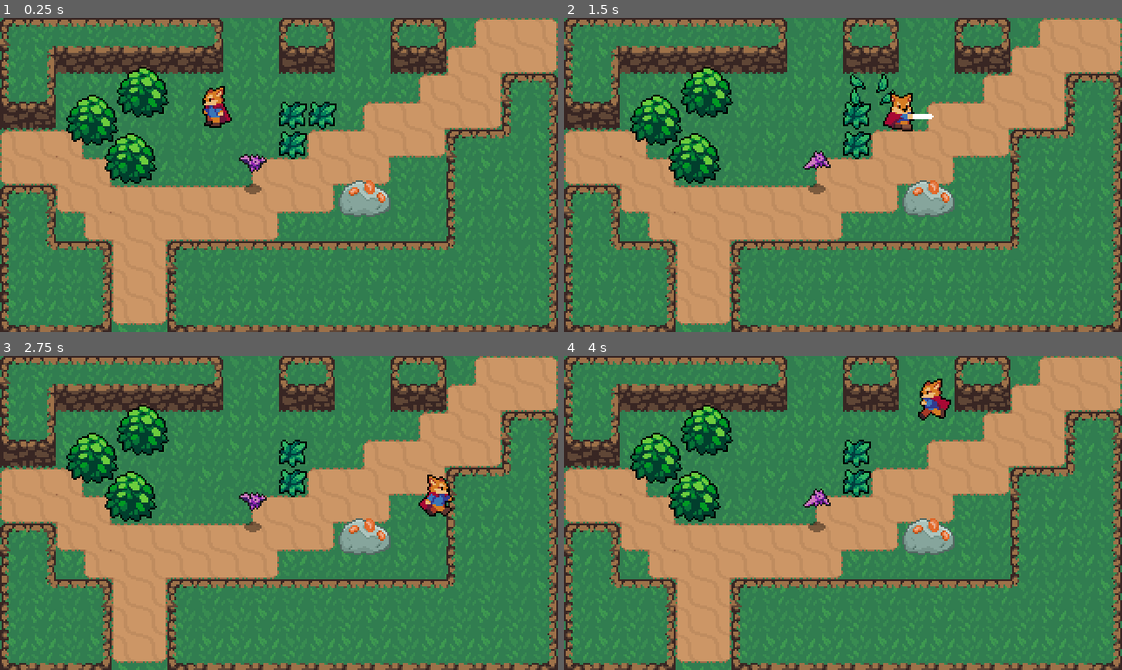
Above: before the commit, frames 1-4 (two rows, left to right).
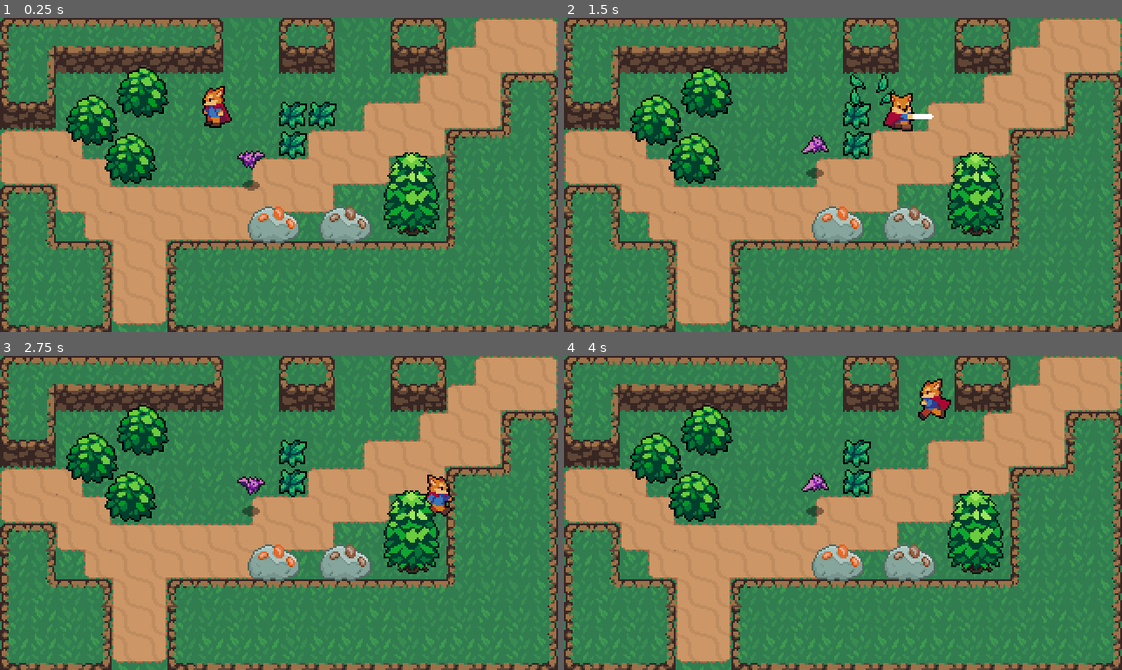
Above: after the commit, the same moments.

Repository: wildbeard/into-the-arena
Game: Godot game, scene res://World.tscn
Same seed, same stepped clock (60 frames per second), same inputs: the game is played once before the commit and once after it.
Inputs:
- Up to frame 1 (0.25 s): no input
- Up to frame 2 (1.5 s): hold D 0.53-1.28 s; tap E (Gather) at 0.6 s; hold S from 1.28 s (still down); tap J (Attack) at 1.35 s
- Up to frame 3 (2.75 s): tap E (Gather) at 1.55, 2.1 s; release S at 2.03 s; hold D from 2.03 s (still down)
- Up to frame 4 (4 s): release D at 2.78 s; hold W 2.78-3.53 s; tap K (Roll) at 2.85 s; tap E (Gather) at 3.05, 3.8 s; hold A from 3.53 s (still down); hold Shift from 3.53 s (still down)

The runs differ from the first frame. In frame 1, 4.8% of the frame differs, in the area x 42-79%, y 42-72%; in frame 2, 5.0%, in the area x 42-79%, y 37-72%; in frame 3, 5.0%; in frame 4, 5.0%.

Commit message:
Buggy: Bat chase & tree/stump

Diff:
--- /dev/null
+++ b/Effects/HitEffect.tscn
@@ -0,0 +1,31 @@
+[gd_scene load_steps=6 format=3 uid="uid://7huyh1jam1cn"]
+
+[ext_resource type="Texture2D" uid="uid://43xxhxk7fnlc" path="res://Effects/HitEffect.png" id="1_ajn4p"]
+[ext_resource type="Script" path="res://Effects/BaseAnimatedEffect.gd" id="2_gsbm1"]
+
+[sub_resource type="AtlasTexture" id="AtlasTexture_40v07"]
+atlas = ExtResource("1_ajn4p")
+region = Rect2(0, 0, 24, 24)
+
+[sub_resource type="AtlasTexture" id="AtlasTexture_lpk12"]
+atlas = ExtResource("1_ajn4p")
+region = Rect2(24, 0, 24, 24)
+
+[sub_resource type="SpriteFrames" id="SpriteFrames_irvlb"]
+animations = [{
+"frames": [{
+"duration": 1.0,
+"texture": SubResource("AtlasTexture_40v07")
+}, {
+"duration": 1.0,
+"texture": SubResource("AtlasTexture_lpk12")
+}],
+"loop": false,
+"name": &"Animate",
+"speed": 10.0
+}]
+
+[node name="HitEffect" type="AnimatedSprite2D"]
+sprite_frames = SubResource("SpriteFrames_irvlb")
+animation = &"Animate"
+script = ExtResource("2_gsbm1")
--- a/Enemies/Bat.gd
+++ b/Enemies/Bat.gd
@@ -1,15 +1,45 @@
 extends CharacterBody2D
 
+enum EnemyState {
+	IDLE,
+	WANDER,
+	CHASE
+}
 const KNOCKBACK_FORCE = 100
 
+@export var acceleration = 500
+@export var maxSpeed = 50
 @onready var healthStats = $HealthStats
+@onready var playerDetection = $PlayerDetection
 
 var knockback = Vector2.ZERO
+var currentState = EnemyState.IDLE
 
 func _physics_process(delta):
 	knockback = knockback.move_toward(Vector2.ZERO, 225 * delta)
 	velocity = knockback
 	move_and_slide()
+
+	match currentState:
+		EnemyState.IDLE:
+			velocity = velocity.move_toward(Vector2.ZERO, 225 * delta)
+			seekPlayer()
+		EnemyState.CHASE:
+			var player = playerDetection.player
+
+			if player:
+				var playerDir = position.direction_to(player.global_position).normalized()
+				velocity = velocity.move_toward(playerDir * maxSpeed, acceleration * delta)
+
+		EnemyState.WANDER:
+			pass
+
+	$AnimatedSprite2D.flip_h = velocity.x < 0
+	move_and_slide()
+
+func seekPlayer():
+	if playerDetection.playerIsInZone():
+		currentState = EnemyState.CHASE
 
 func _on_hurtbox_area_entered(area):
 	knockback = get_knockback_direction(area.owner.position) * KNOCKBACK_FORCE
--- a/Enemies/Bat.tscn
+++ b/Enemies/Bat.tscn
@@ -1,10 +1,11 @@
-[gd_scene load_steps=14 format=3 uid="uid://cah3a6fsru5bd"]
+[gd_scene load_steps=16 format=3 uid="uid://cah3a6fsru5bd"]
 
 [ext_resource type="Script" path="res://Enemies/Bat.gd" id="1_0npti"]
 [ext_resource type="Texture2D" uid="uid://b52tuip7g5mg8" path="res://Enemies/Bat.png" id="1_homco"]
 [ext_resource type="Texture2D" uid="uid://ev5lsh0rd4lh" path="res://Shadows/SmallShadow.png" id="2_tw153"]
 [ext_resource type="PackedScene" uid="uid://bvf2e7n0g2dqx" path="res://Hitboxes/Hurtbox.tscn" id="3_1v06b"]
 [ext_resource type="PackedScene" uid="uid://d3rgbbvbwx6su" path="res://Scripts/HealthStats.tscn" id="5_esytc"]
+[ext_resource type="PackedScene" uid="uid://dds6eck46sh8h" path="res://Hitboxes/PlayerDetection.tscn" id="6_6dxb3"]
 
 [sub_resource type="AtlasTexture" id="AtlasTexture_v81u7"]
 atlas = ExtResource("1_homco")
@@ -56,9 +57,12 @@
 radius = 6.0
 height = 18.0
 
+[sub_resource type="CircleShape2D" id="CircleShape2D_vrrg7"]
+radius = 46.1736
+
 [node name="Bat" type="CharacterBody2D"]
 collision_layer = 16
-collision_mask = 9
+collision_mask = 8
 script = ExtResource("1_0npti")
 
 [node name="AnimatedSprite2D" type="AnimatedSprite2D" parent="."]
@@ -84,7 +88,13 @@
 [node name="HealthStats" parent="." instance=ExtResource("5_esytc")]
 max_health = 3
 
+[node name="PlayerDetection" parent="." instance=ExtResource("6_6dxb3")]
+
+[node name="CollisionShape2D" parent="PlayerDetection" index="0"]
+shape = SubResource("CircleShape2D_vrrg7")
+
 [connection signal="area_entered" from="Hurtbox" to="." method="_on_hurtbox_area_entered"]
 [connection signal="no_health" from="HealthStats" to="." method="_on_health_stats_no_health"]
 
 [editable path="Hurtbox"]
+[editable path="PlayerDetection"]
--- /dev/null
+++ b/Hitboxes/Hurtbox.gd
@@ -0,0 +1,15 @@
+extends Area2D
+
+const HitEffect = preload("res://Effects/HitEffect.tscn")
+
+@export var showHitEffect = true
+
+func _on_area_entered(area):
+	if !showHitEffect:
+		return
+
+	var effect = HitEffect.instantiate()
+	var main = get_tree().current_scene
+
+	effect.global_position = global_position - Vector2(0, 8)
+	main.add_child(effect)
--- a/Hitboxes/Hurtbox.tscn
+++ b/Hitboxes/Hurtbox.tscn
@@ -1,7 +1,12 @@
-[gd_scene format=3 uid="uid://bvf2e7n0g2dqx"]
+[gd_scene load_steps=2 format=3 uid="uid://bvf2e7n0g2dqx"]
+
+[ext_resource type="Script" path="res://Hitboxes/Hurtbox.gd" id="1_033lo"]
 
 [node name="Area2D" type="Area2D"]
 collision_layer = 0
 collision_mask = 0
+script = ExtResource("1_033lo")
 
 [node name="CollisionShape2D" type="CollisionShape2D" parent="."]
+
+[connection signal="area_entered" from="." to="." method="_on_area_entered"]
--- /dev/null
+++ b/Hitboxes/PlayerDetection.gd
@@ -0,0 +1,14 @@
+extends Area2D
+
+@onready var player = null
+
+func playerIsInZone():
+	return !!player
+
+func _on_body_entered(body):
+	if body.name == "Player":
+		player = body
+
+func _on_body_exited(body):
+	if player && body.name == "Player":
+		player = null
--- /dev/null
+++ b/Hitboxes/PlayerDetection.tscn
@@ -0,0 +1,13 @@
+[gd_scene load_steps=2 format=3 uid="uid://dds6eck46sh8h"]
+
+[ext_resource type="Script" path="res://Hitboxes/PlayerDetection.gd" id="1_xsav1"]
+
+[node name="PlayerDetection" type="Area2D"]
+collision_layer = 0
+collision_mask = 2
+script = ExtResource("1_xsav1")
+
+[node name="CollisionShape2D" type="CollisionShape2D" parent="."]
+
+[connection signal="body_entered" from="." to="." method="_on_body_entered"]
+[connection signal="body_exited" from="." to="." method="_on_body_exited"]
--- /dev/null
+++ b/Resources/Mining/CopperNode.tscn
@@ -0,0 +1,29 @@
+[gd_scene load_steps=5 format=3 uid="uid://co5uboes7l0k8"]
+
+[ext_resource type="PackedScene" uid="uid://857lpooslfi1" path="res://Resources/ResosurceNode.tscn" id="1_gbo0n"]
+[ext_resource type="Texture2D" uid="uid://crf3lc8vqnivr" path="res://Resources/Mining/Copper.png" id="2_r7rcg"]
+
+[sub_resource type="CapsuleShape2D" id="CapsuleShape2D_l48bl"]
+radius = 9.0
+
+[sub_resource type="CircleShape2D" id="CircleShape2D_62uk5"]
+radius = 22.8035
+
+[node name="Copper" instance=ExtResource("1_gbo0n")]
+sprites = {
+"available": "res://Resources/Mining/Copper.png",
+"unavailable": "res://Resources/Mining/OreEmpty.png"
+}
+startsAvailable = true
+
+[node name="Sprite" parent="." index="0"]
+texture = ExtResource("2_r7rcg")
+
+[node name="CollisionShape2D" parent="." index="1"]
+position = Vector2(0, 4)
+rotation = -1.57079
+shape = SubResource("CapsuleShape2D_l48bl")
+
+[node name="CollisionShape2D" parent="GatherArea" index="0"]
+position = Vector2(0, 4)
+shape = SubResource("CircleShape2D_62uk5")
--- /dev/null
+++ b/Resources/Mining/IronNode.tscn
@@ -0,0 +1,30 @@
+[gd_scene load_steps=5 format=3 uid="uid://c21lcw10xktkf"]
+
+[ext_resource type="PackedScene" uid="uid://857lpooslfi1" path="res://Resources/ResosurceNode.tscn" id="1_c1e1x"]
+[ext_resource type="Texture2D" uid="uid://cui53c8db3mca" path="res://Resources/Mining/Iron.png" id="2_nncxr"]
+
+[sub_resource type="CapsuleShape2D" id="CapsuleShape2D_l48bl"]
+radius = 9.0
+
+[sub_resource type="CircleShape2D" id="CircleShape2D_62uk5"]
+radius = 22.8035
+
+[node name="Copper" instance=ExtResource("1_c1e1x")]
+sprites = {
+"available": "res://Resources/Mining/Iron.png",
+"unavailable": "res://Resources/Mining/OreEmpty.png"
+}
+resourceType = 1
+startsAvailable = true
+
+[node name="Sprite" parent="." index="0"]
+texture = ExtResource("2_nncxr")
+
+[node name="CollisionShape2D" parent="." index="1"]
+position = Vector2(0, 4)
+rotation = -1.57079
+shape = SubResource("CapsuleShape2D_l48bl")
+
+[node name="CollisionShape2D" parent="GatherArea" index="0"]
+position = Vector2(0, 4)
+shape = SubResource("CircleShape2D_62uk5")
--- /dev/null
+++ b/Resources/ResosurceNode.gd
@@ -0,0 +1,58 @@
+extends StaticBody2D
+
+enum ResourceNodeType {
+	ORE,
+	TREE,
+}
+enum ResourceType {
+	COPPER,
+	IRON
+}
+
+@export var sprites = {
+	"available": "",
+	"unavailable": "",
+}
+@export var resourceNodeType = ResourceNodeType.ORE
+@export var resourceType = ResourceType.COPPER
+@export var startsAvailable = false
+@export var respawnTimer = 25
+
+var available = true
+var playerInArea = false
+var availSprite = null
+var unavailSprite = null
+
+func _ready():
+	if !sprites.has_all(["available", "unavailable"]):
+		print("No sprites!", sprites)
+		return
+
+	availSprite = load(sprites.get("available"))
+	unavailSprite = load(sprites.get("unavailable"))
+	setAvailable(startsAvailable)
+	$RespawnTimer.wait_time = respawnTimer
+
+func _process(delta):
+	if playerInArea && Input.is_action_just_pressed("Gather"):
+		setAvailable(false)
+		$RespawnTimer.start()
+
+func setAvailable(isAvail):
+	available = isAvail
+
+	if isAvail:
+		$Sprite.texture = availSprite
+	else:
+		$Sprite.texture = unavailSprite
+
+func _on_gather_area_body_entered(body):
+	if body.name == "Player":
+		playerInArea = true
+
+func _on_gather_area_body_exited(body):
+	if playerInArea && body.name == "Player":
+		playerInArea = false
+
+func _on_respawn_timer_timeout():
+	setAvailable(true)
--- /dev/null
+++ b/Resources/ResosurceNode.tscn
@@ -0,0 +1,23 @@
+[gd_scene load_steps=2 format=3 uid="uid://857lpooslfi1"]
+
+[ext_resource type="Script" path="res://Resources/ResosurceNode.gd" id="1_b5bkh"]
+
+[node name="ResosurceNode" type="StaticBody2D"]
+script = ExtResource("1_b5bkh")
+
+[node name="Sprite" type="Sprite2D" parent="."]
+
+[node name="CollisionShape2D" type="CollisionShape2D" parent="."]
+
+[node name="GatherArea" type="Area2D" parent="."]
+collision_layer = 0
+collision_mask = 2
+
+[node name="CollisionShape2D" type="CollisionShape2D" parent="GatherArea"]
+
+[node name="RespawnTimer" type="Timer" parent="."]
+one_shot = true
+
+[connection signal="body_entered" from="GatherArea" to="." method="_on_gather_area_body_entered"]
+[connection signal="body_exited" from="GatherArea" to="." method="_on_gather_area_body_exited"]
+[connection signal="timeout" from="RespawnTimer" to="." method="_on_respawn_timer_timeout"]
--- /dev/null
+++ b/Resources/Trees/TreeNode.tscn
@@ -0,0 +1,31 @@
+[gd_scene load_steps=5 format=3 uid="uid://c8t62h4bjiqqe"]
+
+[ext_resource type="PackedScene" uid="uid://857lpooslfi1" path="res://Resources/ResosurceNode.tscn" id="1_qvb77"]
+[ext_resource type="Texture2D" uid="uid://cvcjiqhtx1qsb" path="res://World/Tree.png" id="2_p88ug"]
+
+[sub_resource type="CapsuleShape2D" id="CapsuleShape2D_xijd8"]
+radius = 7.0
+height = 24.0
+
+[sub_resource type="CapsuleShape2D" id="CapsuleShape2D_4oq2j"]
+radius = 16.0
+height = 40.0
+
+[node name="ResosurceNode" instance=ExtResource("1_qvb77")]
+sprites = {
+"available": "res://World/Tree.png",
+"unavailable": "res://World/Stump.png"
+}
+resourceNodeType = 1
+
+[node name="Sprite" parent="." index="0"]
+position = Vector2(0, -10)
+texture = ExtResource("2_p88ug")
+
+[node name="CollisionShape2D" parent="." index="1"]
+position = Vector2(0, 3)
+shape = SubResource("CapsuleShape2D_xijd8")
+
+[node name="CollisionShape2D" parent="GatherArea" index="0"]
+position = Vector2(0, -5)
+shape = SubResource("CapsuleShape2D_4oq2j")
--- a/World.tscn
+++ b/World.tscn
@@ -7,7 +7,9 @@
 [ext_resource type="Texture2D" uid="uid://drtna5k3aag0u" path="res://World/GrassBackground.png" id="3_2ok4v"]
 [ext_resource type="PackedScene" uid="uid://0wb6ylskar1v" path="res://World/Grass.tscn" id="6_bndro"]
 [ext_resource type="PackedScene" uid="uid://cah3a6fsru5bd" path="res://Enemies/Bat.tscn" id="7_umdfg"]
-[ext_resource type="PackedScene" uid="uid://bgdh7xfvpg10y" path="res://World/CopperOre.tscn" id="8_4yd37"]
+[ext_resource type="PackedScene" uid="uid://co5uboes7l0k8" path="res://Resources/Mining/CopperNode.tscn" id="8_3bxtq"]
+[ext_resource type="PackedScene" uid="uid://c21lcw10xktkf" path="res://Resources/Mining/IronNode.tscn" id="9_cwbbj"]
+[ext_resource type="PackedScene" uid="uid://c8t62h4bjiqqe" path="res://Resources/Trees/TreeNode.tscn" id="10_mw25i"]
 
 [sub_resource type="PhysicsMaterial" id="PhysicsMaterial_6j76n"]
 
@@ -894,5 +896,12 @@
 [node name="Bat" parent="." instance=ExtResource("7_umdfg")]
 position = Vector2(145, 98)
 
-[node name="Copper" parent="." instance=ExtResource("8_4yd37")]
-position = Vector2(209, 100)
+[node name="Copper" parent="." instance=ExtResource("8_3bxtq")]
+position = Vector2(157, 115)
+
+[node name="Iron" parent="." instance=ExtResource("9_cwbbj")]
+position = Vector2(198, 115)
+
+[node name="Tree" parent="." instance=ExtResource("10_mw25i")]
+position = Vector2(236, 111)
+startsAvailable = true
--- a/World/CopperOre.gd
+++ /dev/null
@@ -1,37 +0,0 @@
-extends StaticBody2D
-
-var available = true
-var playerInArea = false
-var sprites = {
-	"unavailable": preload("res://World/Copper_Empty.png"),
-	"available": preload("res://World/Copper.png")
-}
-
-func _ready():
-	pass
-
-func _process(delta):
-	if playerInArea && Input.is_action_just_pressed("Gather"):
-		setAvailable(false)
-		startTimer()
-
-func setAvailable(isAvail):
-	available = isAvail
-
-	if isAvail:
-		$Sprite2D.texture = sprites.get("available")
-	else:
-		$Sprite2D.texture = sprites.get("unavailable")
-
-func startTimer():
-	$RespawnTimer.start()
-
-func _on_respawn_timer_timeout():
-	setAvailable(true)
-
-func _on_gather_area_body_entered(body):
-	playerInArea = body.name == "Player"
-
-func _on_gather_area_body_exited(body):
-	if playerInArea && body.name == "Player":
-		playerInArea = false
--- a/World/CopperOre.tscn
+++ /dev/null
@@ -1,39 +0,0 @@
-[gd_scene load_steps=5 format=3 uid="uid://bgdh7xfvpg10y"]
-
-[ext_resource type="Texture2D" uid="uid://tkhbvaichgus" path="res://World/Copper.png" id="1_1k3s2"]
-[ext_resource type="Script" path="res://World/CopperOre.gd" id="1_cfana"]
-
-[sub_resource type="CapsuleShape2D" id="CapsuleShape2D_s8t0l"]
-radius = 9.0
-height = 28.0
-
-[sub_resource type="RectangleShape2D" id="RectangleShape2D_k1got"]
-size = Vector2(37, 29)
-
-[node name="Copper" type="StaticBody2D"]
-collision_mask = 2
-script = ExtResource("1_cfana")
-
-[node name="Sprite2D" type="Sprite2D" parent="."]
-texture = ExtResource("1_1k3s2")
-
-[node name="CollisionShape2D" type="CollisionShape2D" parent="."]
-position = Vector2(0, 4)
-rotation = -1.5708
-shape = SubResource("CapsuleShape2D_s8t0l")
-
-[node name="GatherArea" type="Area2D" parent="."]
-collision_layer = 0
-collision_mask = 2
-
-[node name="CollisionShape2D" type="CollisionShape2D" parent="GatherArea"]
-position = Vector2(0.5, 3.5)
-shape = SubResource("RectangleShape2D_k1got")
-
-[node name="RespawnTimer" type="Timer" parent="."]
-wait_time = 3.0
-one_shot = true
-
-[connection signal="body_entered" from="GatherArea" to="." method="_on_gather_area_body_entered"]
-[connection signal="body_exited" from="GatherArea" to="." method="_on_gather_area_body_exited"]
-[connection signal="timeout" from="RespawnTimer" to="." method="_on_respawn_timer_timeout"]
--- a/World/Grass.tscn
+++ b/World/Grass.tscn
@@ -17,6 +17,7 @@
 
 [node name="Hurtbox" parent="." instance=ExtResource("3_musys")]
 collision_mask = 8
+showHitEffect = false
 
 [node name="CollisionShape2D" parent="Hurtbox" index="0"]
 position = Vector2(8, 8)
Renamed: World/Copper.png -> Resources/Mining/Copper.png
Not shown, added: Resources/Mining/Copper.png.import
Not shown, added: Resources/Mining/Copper_Empty.png.import
Binary file added: Resources/Mining/Iron.png
Not shown, changed: Resources/Mining/Iron.png.import
Renamed: World/Copper_Empty.png -> Resources/Mining/OreEmpty.png
Not shown, changed: Resources/Mining/OreEmpty.png.import
Not shown: 1 places in World.tscn that only renumber resources
Binary file added: World/Stump.png
Not shown, added: World/Stump.png.import
Not shown, added: Resources/Mining/Iron.png~
Not shown, added: World/Stump.png~
